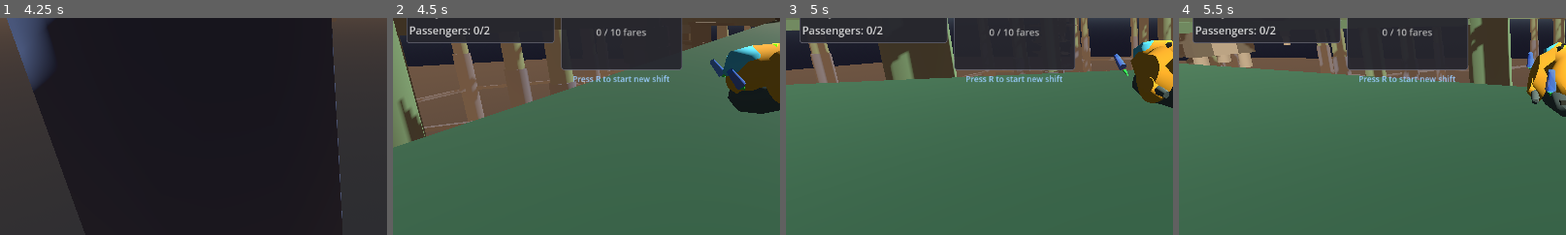
Above: before the commit, frames 1-4 (left to right).
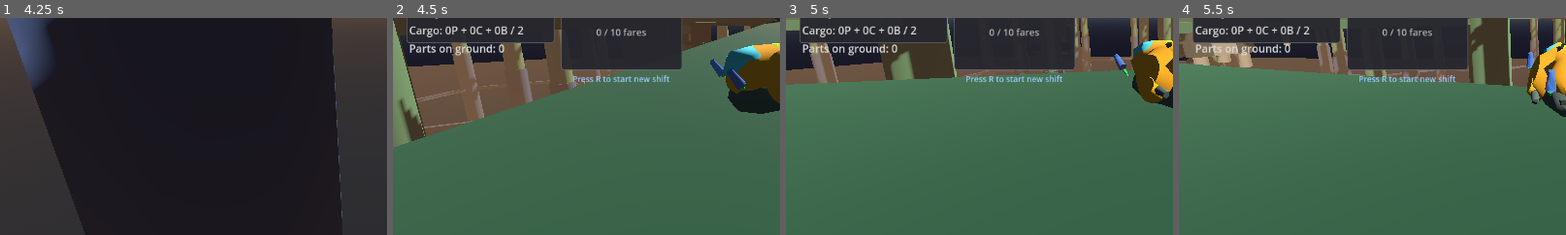
Above: after the commit, the same moments.

Repository: TaxiService/fcar
Game: Godot game, scene res://city/city_test.tscn
The game is run twice, just before and just after one commit, with the same random seed, the same clock (stepped at 60 frames per second) and the same inputs.
Inputs (mouse positions are % of the whole screen's width and height, from its top left):
- Up to frame 1 (4.25 s): tap Enter at 0.5 s; move the mouse to (55, 50) at 0.52 s; hold W (forward) from 0.53 s (still down); tap Shift (boost) at 0.6 s; click (55, 50) at 0.67 s; tap Space (jump) at 0.77, 1.52, 3.02, 3.77 s; move the mouse to (45, 50) at 1.27 s; tap R (confirm) at 1.35 s; move the mouse to (52, 48) at 2.02 s; tap C (crouch) at 2.1 s; move the mouse to (49, 52) at 2.77 s; tap V (toggle_auto_hover) at 2.85 s; click (49, 52) at 2.92 s; move the mouse to (57, 51) at 3.52 s; hold F (toggle_control_lock) from 3.53 s (still down)
- Up to frame 2 (4.5 s): keep holding W (forward); move the mouse to (42, 49) at 4.27 s; release F (toggle_control_lock) at 4.28 s; tap Ctrl at 4.35 s
- Up to frame 3 (5 s): keep holding W (forward); tap Space (jump) at 4.52 s
- Up to frame 4 (5.5 s): move the mouse to (55, 50) at 5.02 s; release W (forward) at 5.03 s; hold S (backward) from 5.03 s (still down); tap Alt at 5.1 s; click (55, 50) at 5.17 s
The pictures show only the part of the screen within x 0-50%, y 37-87%; the shares and areas given below are measured in that part.

Frame 1 is identical in both runs. In frame 2, 1.1% of the frame differs, in the area x 4-34%, y 3-18%; in frame 3, 1.1%; in frame 4, 1.1%.

Commit message:
phase 3A - cargo and penalty

Diff:
--- a/fcar/FCar.gd
+++ b/fcar/FCar.gd
@@ -157,6 +157,7 @@
 
 # ===== PASSENGER SYSTEM =====
 var passengers: Array[Person] = []
+var cargo_parts: Array[PersonPart] = []
 var people_manager: Node = null  # Reference to PeopleManager for finding hailing persons
 var destination_marker: DestinationMarker = null  # HUD for passenger destination
 var hailing_markers: HailingMarkers = null  # Markers for nearby hailing groups
@@ -176,6 +177,8 @@
 signal passenger_ejected(person: Person)
 signal ready_state_changed(is_ready: bool)
 signal person_broken(position: Vector3, person_color: Color, velocity: Vector3)
+signal parts_collected(parts: Array[PersonPart])
+signal hospital_mode_changed(active: bool)
 
 
 func _ready():
@@ -1156,6 +1159,10 @@
 func _break_person(person: Person, pos: Vector3, speed_kmh: float, roll: int, dc: int):
 	var color = person.tint_color
 	person.collision_immune = true
+	# Deduct points
+	if shift_manager:
+		shift_manager.deduct_score(400)
+		print("PENALTY: -400 points (person broken). Score: %d" % shift_manager.get_score())
 	print("PERSON BROKEN at %s (speed: %.1f km/h, roll: %d, DC: %d, signal_listeners: %d)" % [
 		pos, speed_kmh, roll, dc, person_broken.get_connections().size()])
 	people_manager.remove_person(person)
@@ -1240,6 +1247,7 @@
 
 	# Clean up invalid passenger references
 	passengers = passengers.filter(func(p): return is_instance_valid(p))
+	cargo_parts = cargo_parts.filter(func(p): return is_instance_valid(p))
 
 	# Process eject ritual
 	_update_eject_ritual(get_physics_process_delta_time())
@@ -1272,7 +1280,7 @@
 		var dist = global_position.distance_to(person.global_position)
 		if dist <= board_range:
 			# They made it! Add to passengers
-			if passengers.size() < cargo_capacity and person not in passengers:
+			if get_total_cargo() < cargo_capacity and person not in passengers:
 				_complete_boarding(person)
 
 
@@ -1337,7 +1345,7 @@
 
 	# Count how many slots we have available
 	var current_boarding = _count_boarding_persons()
-	var available_slots = cargo_capacity - passengers.size() - current_boarding
+	var available_slots = cargo_capacity - get_total_cargo() - current_boarding
 
 	if available_slots <= 0:
 		return  # No room for more
@@ -1472,8 +1480,12 @@
 	return passengers.size()
 
 
+func get_total_cargo() -> int:
+	return passengers.size() + cargo_parts.size()
+
+
 func has_capacity() -> bool:
-	return get_passenger_count() < cargo_capacity
+	return get_total_cargo() < cargo_capacity
 
 
 func _handle_confirm():
@@ -1528,7 +1540,7 @@
 		group_members = _find_group_members(representative.group_id)
 
 	# Check capacity - can we fit the whole group?
-	var available_slots = cargo_capacity - passengers.size() - _count_boarding_persons()
+	var available_slots = cargo_capacity - get_total_cargo() - _count_boarding_persons()
 	if group_members.size() > available_slots:
 		print("No room! Group of ", group_members.size(), " won't fit in ", available_slots, " available slots")
 		return
@@ -1662,6 +1674,23 @@
 
 	passengers.clear()
 
+	# Eject cargo parts
+	if not cargo_parts.is_empty():
+		print("Ejected %d parts" % cargo_parts.size())
+		for part in cargo_parts:
+			if not is_instance_valid(part):
+				continue
+			part.visible = true
+			part.global_position = eject_pos
+			var angle = randf() * TAU
+			var speed = randf_range(2.0, 4.0)
+			part.velocity = Vector3(cos(angle) * speed, randf_range(1.0, 2.0), sin(angle) * speed)
+			part.at_rest = false
+			part.base_y = eject_pos.y
+			part.collision_immune_timer = 1.0
+			people_manager.all_parts.append(part)
+		cargo_parts.clear()
+
 	# Also cancel any boarding persons
 	for person in people_manager.all_people:
 		if is_instance_valid(person) and person.current_state == Person.State.BOARDING:
--- a/systems/PeopleManager.gd
+++ b/systems/PeopleManager.gd
@@ -1373,6 +1373,11 @@
 		part.frame = randi_range(0, 8)
 
 		part.set_part_color(colors[i])
+		# Assign point values based on part type and count
+		if i == 0:
+			part.point_value = 200  # CORE always worth 200
+		else:
+			part.point_value = 100 if part_count == 3 else 200  # BODY: 100 for 3-part, 200 for 2-part
 		part.global_position = position
 		part.base_y = position.y
 		part.collision_immune_timer = 1.0
--- a/systems/PersonPart.gd
+++ b/systems/PersonPart.gd
@@ -8,6 +8,7 @@
 	get: return part_type == PartType.CORE
 var source_person_id: int = 0
 var tint_color: Color = Color.BLACK
+var point_value: int = 0
 var collision_immune_timer: float = 0.0
 var at_rest: bool = false
 var velocity: Vector3 = Vector3.ZERO
--- a/systems/ShiftManager.gd
+++ b/systems/ShiftManager.gd
@@ -266,6 +266,11 @@
 	return total_score
 
 
+func deduct_score(amount: int):
+	total_score -= amount
+	score_updated.emit(total_score, fare_count)
+
+
 func get_fare_count() -> int:
 	return fare_count
 
--- a/ui/DebugWindow.gd
+++ b/ui/DebugWindow.gd
@@ -16,6 +16,7 @@
 var vertical_vel_label: Label
 var booster_angles_label: Label
 var passengers_label: Label
+var parts_ground_label: Label
 var ready_label: Label
 var stability_label: Label
 var heightlock_label: Label
@@ -81,10 +82,15 @@
 	ready_label.text = "Ready: ---"
 	vbox.add_child(ready_label)
 
-	# Passengers
+	# Cargo (passengers + parts)
 	passengers_label = Label.new()
-	passengers_label.text = "Passengers: ---"
+	passengers_label.text = "Cargo: ---"
 	vbox.add_child(passengers_label)
+
+	# Parts on ground
+	parts_ground_label = Label.new()
+	parts_ground_label.text = "Parts on ground: ---"
+	vbox.add_child(parts_ground_label)
 
 	# Apply style to all labels
 	for child in vbox.get_children():
@@ -163,11 +169,23 @@
 		ready_label.text = "Ready: %s" % ("YES" if ready else "NO")
 		ready_label.add_theme_color_override("font_color", Color(0.3, 1.0, 0.3) if ready else Color(0.6, 0.6, 0.6))
 
-	# Update passengers
+	# Update cargo (passengers + parts)
 	if "passengers" in car_ref:
-		var count = car_ref.passengers.size()
+		var p_count = car_ref.passengers.size()
 		var capacity = car_ref.cargo_capacity if "cargo_capacity" in car_ref else 2
-		passengers_label.text = "Passengers: %d/%d" % [count, capacity]
+
+		# Count cores and body parts in cargo
+		var cores = 0
+		var bodies = 0
+		if "cargo_parts" in car_ref:
+			for part in car_ref.cargo_parts:
+				if is_instance_valid(part):
+					if part.is_core:
+						cores += 1
+					else:
+						bodies += 1
+
+		passengers_label.text = "Cargo: %dP + %dC + %dB / %d" % [p_count, cores, bodies, capacity]
 
 		# Check for hurried passengers
 		var hurried_count = 0
@@ -180,3 +198,9 @@
 			passengers_label.add_theme_color_override("font_color", Color(1.0, 0.8, 0.2))
 		else:
 			passengers_label.add_theme_color_override("font_color", Color(0.85, 0.85, 0.85))
+
+	# Update parts on ground
+	if "people_manager" in car_ref and car_ref.people_manager and "all_parts" in car_ref.people_manager:
+		parts_ground_label.text = "Parts on ground: %d" % car_ref.people_manager.all_parts.size()
+	else:
+		parts_ground_label.text = "Parts on ground: ---"
